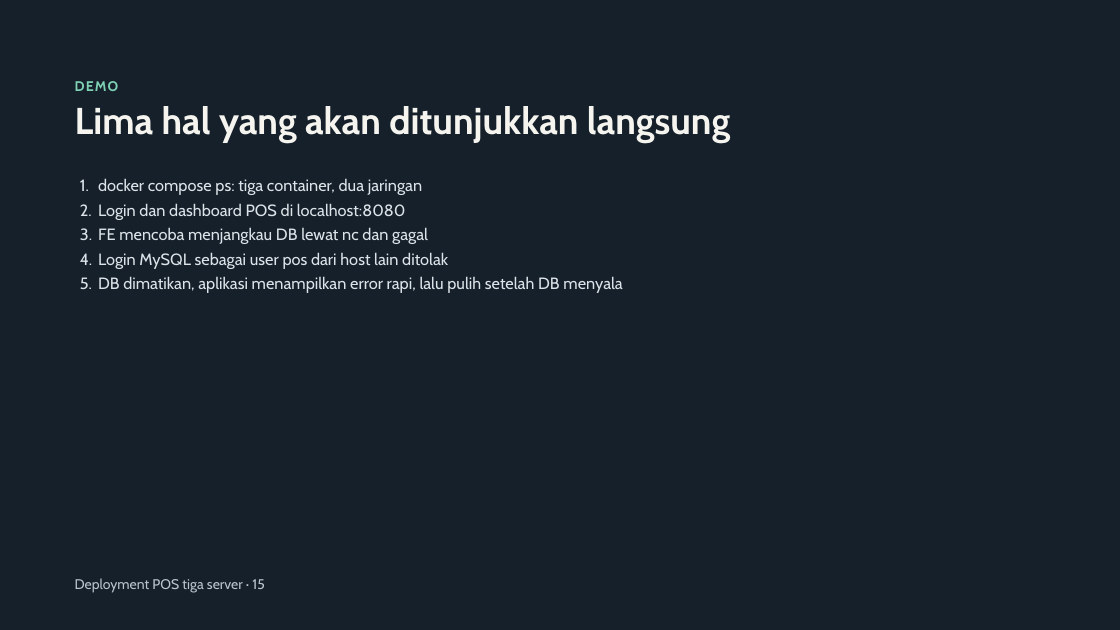
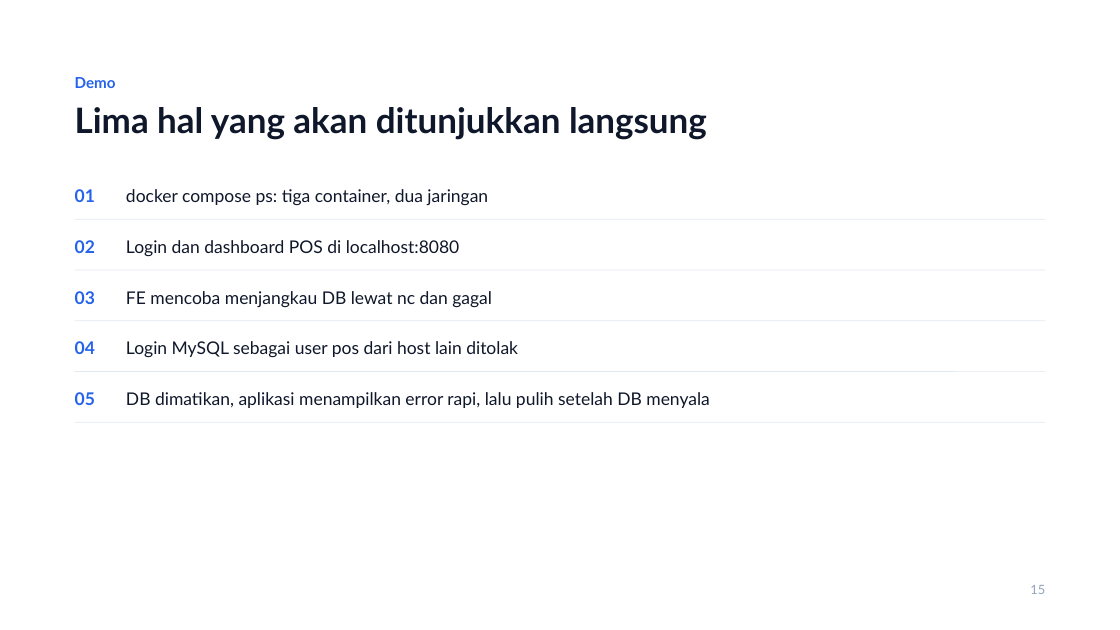
Before and after one commit to JonathanZefanya/Point-Of-Sale, a slide deck: slide 15 of Deployment POS Tiga Server.pptx. Drawn at 1120x630 pixels with LibreOffice and Linux fonts; fonts in the diff are those of the drawing. Boxes give left, top, right and bottom in pixels: in the first picture for what was removed or moved away, otherwise in the second. Text is boxed around its words. In the diff, an @@ line names an element or a change of style, - is before the commit and + after.

```diff
--- a/Deployment POS Tiga Server.pptx
+++ b/Deployment POS Tiga Server.pptx
@@ background #15202B to #FFFFFF @@
@@ text at box(75, 77, 116, 88): text changed; size 12 to 13 pt; font Cabin to Lato; text colour #7FD1B4 to #2563EB @@
-DEMO
+Demo
@@ title "Lima hal yang akan ditunjukkan ..." at box(75, 107, 707, 140): size 32 to 30 pt, font Cabin to Lato, text colour #F5F4EF to #0F172A; line spacing 35.2pt to 34.5pt @@
@@ text removed at box(98, 178, 622, 293) @@
-1. docker compose ps: tiga container, dua jaringan
-2. Login dan dashboard POS di localhost:8080
-3. FE mencoba menjangkau DB lewat nc dan gagal
-4. Login MySQL sebagai user pos dari host lain ditolak
-5. DB dimatikan, aplikasi menampilkan error rapi, lalu pulih setelah DB menyala
@@ text added at box(75, 189, 95, 202), 15 pt, text #2563EB, bold @@
+01
@@ text added at box(126, 189, 488, 205), 15 pt, text #0F172A @@
+docker compose ps: tiga container, dua jaringan
@@ line added from (75, 219) to (1045, 219), #E2E8F0 0.5 pt @@
@@ text added at box(75, 240, 95, 253), 15 pt, text #2563EB, bold @@
+02
@@ text added at box(126, 240, 460, 257), 15 pt, text #0F172A @@
+Login dan dashboard POS di localhost:8080
@@ line added from (75, 270) to (1045, 270), #E2E8F0 0.5 pt @@
@@ text added at box(75, 291, 95, 304), 15 pt, text #2563EB, bold @@
+03
@@ text added at box(126, 291, 492, 308), 15 pt, text #0F172A @@
+FE mencoba menjangkau DB lewat nc dan gagal
@@ line added from (75, 321) to (1045, 321), #E2E8F0 0.5 pt @@
@@ text added at box(75, 341, 95, 354), 15 pt, text #2563EB, bold @@
+04
@@ text added at box(126, 341, 518, 358), 15 pt, text #0F172A @@
+Login MySQL sebagai user pos dari host lain ditolak
@@ line added from (75, 371) to (1045, 371), #E2E8F0 0.5 pt @@
@@ text added at box(75, 392, 95, 405), 15 pt, text #2563EB, bold @@
+05
@@ text added at box(126, 392, 710, 408), 15 pt, text #0F172A @@
+DB dimatikan, aplikasi menampilkan error rapi, lalu pulih setelah DB menyala
@@ line added from (75, 423) to (1045, 423), #E2E8F0 0.5 pt @@
@@ text at box(1030, 585, 1045, 594): text changed; size 12 to 11 pt; font Cabin to Lato; text colour #B8C4CE to #94A3B8 @@
-Deployment POS tiga server · 15
+15
```
Also in this commit, not shown: 14 other slides changed, 2 other files.
